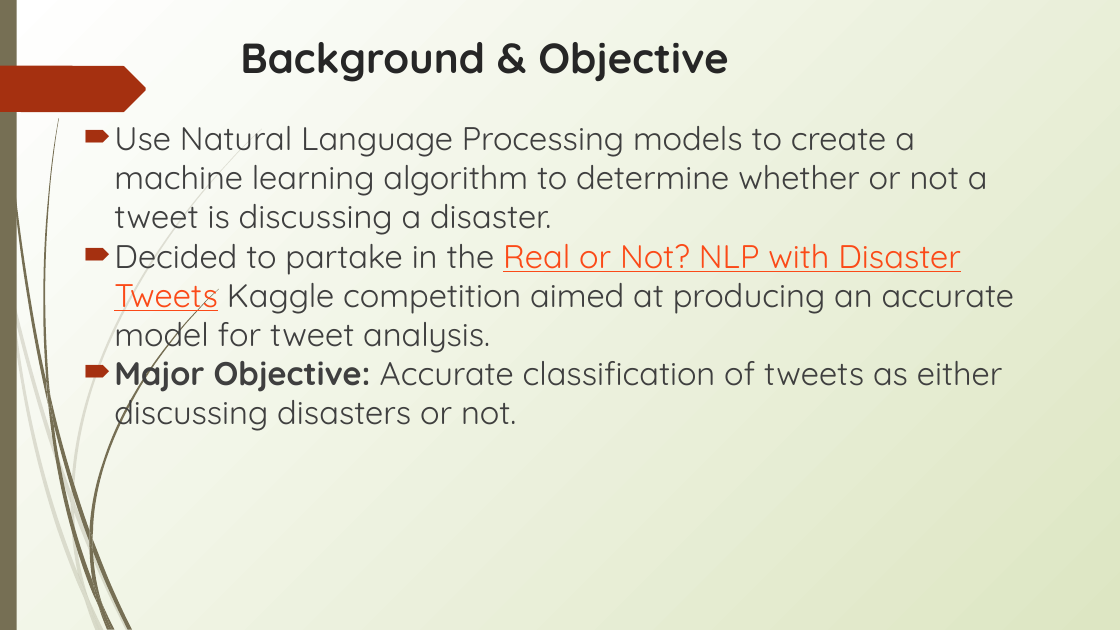
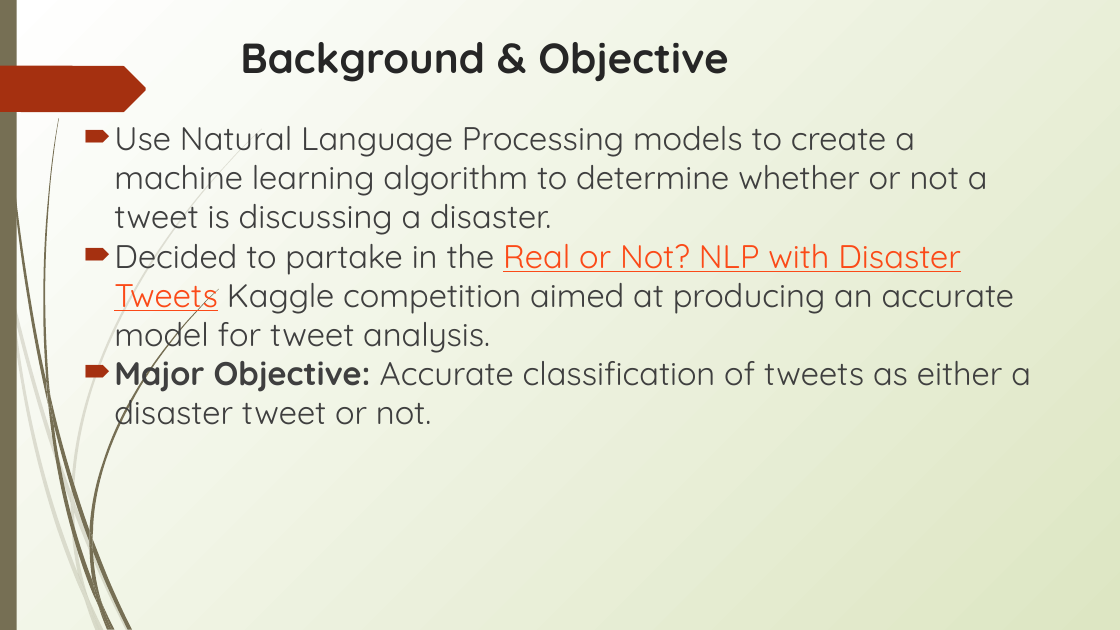
Before and after one commit to gpolavaram0/Twitter-Disaster-Analysis, a slide deck: slide 2 of Disaster_Tweets_Presentation.pptx. Drawn at 1120x630 pixels with LibreOffice and Linux fonts; fonts in the diff are those of the drawing. Boxes give left, top, right and bottom in pixels: in the first picture for what was removed or moved away, otherwise in the second. Text is boxed around its words. In the diff, an @@ line names an element or a change of style, - is before the commit and + after.

```diff
--- a/Disaster_Tweets_Presentation.pptx
+++ b/Disaster_Tweets_Presentation.pptx
@@ text at box(114, 351, 1031, 434): text changed @@
-🠶 Major Objective: Accurate classification of tweets as either discussing disasters or not.
+🠶 Major Objective: Accurate classification of tweets as either a disaster tweet or not.
```
Also in this commit, not shown: 1 other slide changed, 1 slide removed.
